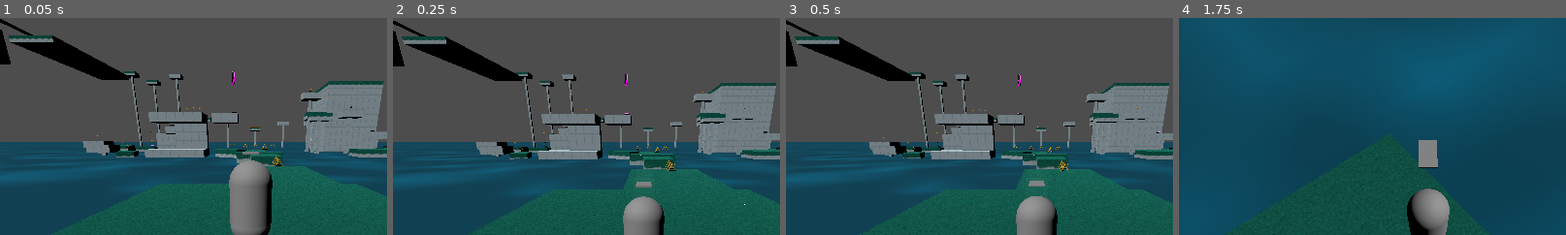
Above: before the commit, frames 1-4 (left to right).
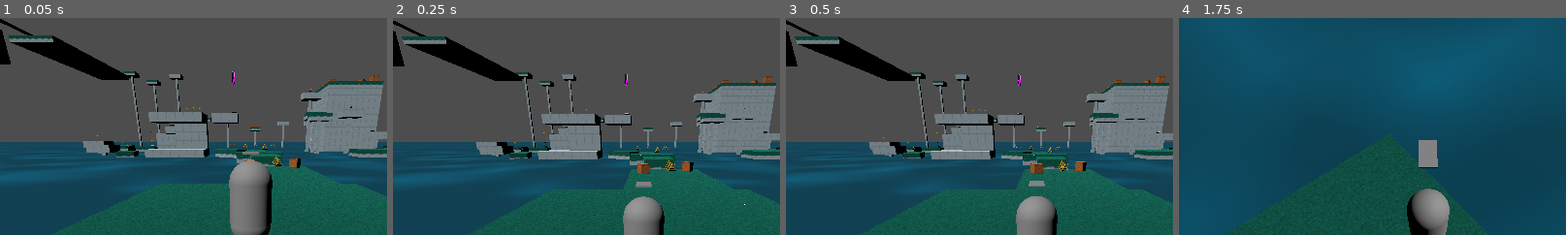
Above: after the commit, the same moments.

Repository: Nigel-Karunaratne/3DPlatformer_Godot4
Game: Godot game, scene res://level_scenes/monument1.tscn
The game is run twice, just before and just after one commit, with the same random seed, the same clock (stepped at 60 frames per second) and the same inputs. The project has no main scene, so this scene is started directly.
Inputs (mouse positions are % of the whole screen's width and height, from its top left):
- Up to frame 1 (0.05 s): no input
- Up to frame 2 (0.25 s): no input
- Up to frame 3 (0.5 s): no input
- Up to frame 4 (1.75 s): tap Enter at 0.5 s; move the mouse to (55, 50) at 0.52 s; hold W (move_forward) from 0.53 s (still down); tap R at 0.6 s; tap Space (jump) at 0.77, 1.52 s; move the mouse to (45, 50) at 1.27 s; tap T at 1.35 s
The pictures show only the part of the screen within x 18-68%, y 0-50%; the shares and areas given below are measured in that part.

The runs differ from the first frame. In frame 1, 0.2% of the frame differs, in the area x 63-98%, y 26-70%; in frame 2, 0.4%; in frame 3, 0.4%, in the area x 63-98%, y 26-72%; in frame 4, nothing differs.
Error in both runs: Invalid access to property or key 'current_checkpoint' on a base object of type 'Nil'. (res://scripts/checkpoint.gd:10)

Commit message:
Placed Proper Checkpoints + Added Boxes

Diff:
--- a/level_scenes/monument1.tscn
+++ b/level_scenes/monument1.tscn
@@ -22,6 +22,8 @@
 [ext_resource type="PackedScene" uid="uid://i3xl2avmnfh" path="res://prefab_scenes/collectable_node_3d.tscn" id="20_opsjm"]
 [ext_resource type="PackedScene" uid="uid://bm5cnd7y2lvxy" path="res://ui_controls/game_ui_control.tscn" id="21_s71o2"]
 [ext_resource type="PackedScene" uid="uid://dkqa0tpeg1pg7" path="res://prefab_scenes/checkpoint.tscn" id="22_pej11"]
+[ext_resource type="PackedScene" uid="uid://1rx0ydc3244h" path="res://models/monument/w1-WoodBox.glb" id="23_0ooab"]
+[ext_resource type="PackedScene" uid="uid://diiy7ge2c3mol" path="res://models/monument/w1-StoneBox.glb" id="23_li20w"]
 
 [sub_resource type="PlaneMesh" id="PlaneMesh_8u2ux"]
 size = Vector2(3000, 3000)
@@ -31,8 +33,8 @@
 [node name="Node3D" type="Node3D"]
 
 [node name="GameManagerNode" parent="." node_paths=PackedStringArray("checkpoints", "current_checkpoint", "game_ui", "player_ref", "camera_ref") instance=ExtResource("1_h8apo")]
-checkpoints = [NodePath("../CheckpointNode3D"), NodePath("../CheckpointNode3D2"), NodePath("../CheckpointNode3D3"), NodePath("../CheckpointNode3D4")]
-current_checkpoint = NodePath("../CheckpointNode3D")
+checkpoints = [NodePath("../Checkpoints/CheckpointNode3D"), NodePath("../Checkpoints/CheckpointNode3D2"), NodePath("../Checkpoints/CheckpointNode3D3"), NodePath("../Checkpoints/CheckpointNode3D4")]
+current_checkpoint = NodePath("../Checkpoints/CheckpointNode3D")
 level_collectable_count = 32
 game_ui = NodePath("../GameUIControl")
 player_ref = NodePath("../CharacterBody3D")
@@ -434,6 +436,21 @@
 [node name="CollectableNode3D16" parent="Collectables" instance=ExtResource("20_opsjm")]
 transform = Transform3D(1, 0, 0, 0, 1, 0, 0, 0, 1, -5, 2.5, -59.5)
 
+[node name="Checkpoints" type="Node3D" parent="."]
+
+[node name="CheckpointNode3D" parent="Checkpoints" instance=ExtResource("22_pej11")]
+transform = Transform3D(1, 0, 0, 0, 1, 0, 0, 0, 1, 0, 1, 0)
+is_level_start = true
+
+[node name="CheckpointNode3D2" parent="Checkpoints" instance=ExtResource("22_pej11")]
+transform = Transform3D(1, 0, 0, 0, 1, 0, 0, 0, 1, -17.5, 10.1258, -62.1506)
+
+[node name="CheckpointNode3D3" parent="Checkpoints" instance=ExtResource("22_pej11")]
+transform = Transform3D(1, 0, 0, 0, 1, 0, 0, 0, 1, 34, 22.1258, -114.662)
+
+[node name="CheckpointNode3D4" parent="Checkpoints" instance=ExtResource("22_pej11")]
+transform = Transform3D(1, 0, 0, 0, 1, 0, 0, 0, 1, -71, 32.5, -45)
+
 [node name="WaterPlane" type="MeshInstance3D" parent="."]
 transform = Transform3D(1, 0, 0, 0, 1, 0, 0, 0, 1, 0, -0.25, 0)
 mesh = SubResource("PlaneMesh_8u2ux")
@@ -758,15 +775,35 @@
 
 [node name="GameUIControl" parent="." instance=ExtResource("21_s71o2")]
 
-[node name="CheckpointNode3D" parent="." instance=ExtResource("22_pej11")]
-transform = Transform3D(1, 0, 0, 0, 1, 0, 0, 0, 1, 0, 1, 0)
-is_level_start = true
-
-[node name="CheckpointNode3D2" parent="." instance=ExtResource("22_pej11")]
-transform = Transform3D(1, 0, 0, 0, 1, 0, 0, 0, 1, 0, 1.62583, -5.65055)
-
-[node name="CheckpointNode3D3" parent="." instance=ExtResource("22_pej11")]
-transform = Transform3D(1, 0, 0, 0, 1, 0, 0, 0, 1, 0, 1.62583, -12.6624)
-
-[node name="CheckpointNode3D4" parent="." instance=ExtResource("22_pej11")]
-transform = Transform3D(1, 0, 0, 0, 1, 0, 0, 0, 1, 0.648982, 2.65146, -29.335)
+[node name="w1-WoodBox" parent="." instance=ExtResource("23_0ooab")]
+transform = Transform3D(0.433013, 0, 0.25, 0, 0.5, 0, -0.25, 0, 0.433013, 0, 1, -22)
+
+[node name="w1-WoodBox2" parent="." instance=ExtResource("23_0ooab")]
+transform = Transform3D(0.433013, 0, -0.25, 0, 0.5, 0, 0.25, 0, 0.433013, 5, 1, -24.5)
+
+[node name="w1-StoneBox2" parent="." instance=ExtResource("23_li20w")]
+transform = Transform3D(0.482963, 0, 0.12941, 0, 0.5, 0, -0.12941, 0, 0.482963, -21.5, 6.5, -94.5)
+
+[node name="w1-StoneBox3" parent="." instance=ExtResource("23_li20w")]
+transform = Transform3D(0.353553, 0, -0.353553, 0, 0.5, 0, 0.353553, 0, 0.353553, -21.1795, 6.5, -93.0662)
+
+[node name="w1-StoneBox4" parent="." instance=ExtResource("23_li20w")]
+transform = Transform3D(0.482963, 0, -0.12941, 0, 0.5, 0, 0.12941, 0, 0.482963, -21.3864, 7.5, -93.7746)
+
+[node name="w1-WoodBox3" parent="." instance=ExtResource("23_0ooab")]
+transform = Transform3D(0.965926, 0, 0.258819, 0, 1, 0, -0.258819, 0, 0.965926, 29, 23, -100)
+
+[node name="w1-WoodBox4" parent="." instance=ExtResource("23_0ooab")]
+transform = Transform3D(0.707107, 0, -0.707107, 0, 1, 0, 0.707107, 0, 0.707107, 39.5, 23, -100)
+
+[node name="w1-WoodBox5" parent="." instance=ExtResource("23_0ooab")]
+transform = Transform3D(0.258819, 0, -0.965926, 0, 1, 0, 0.965926, 0, 0.258819, 41.5, 23, -94)
+
+[node name="w1-WoodBox6" parent="." instance=ExtResource("23_0ooab")]
+transform = Transform3D(0.965926, 0, 0.258819, 0, 1, 0, -0.258819, 0, 0.965926, 32.5, 23, -105.5)
+
+[node name="w1-WoodBox8" parent="." instance=ExtResource("23_0ooab")]
+transform = Transform3D(0.965926, 0, -0.258819, 0, 1, 0, 0.258819, 0, 0.965926, 42, 23, -113)
+
+[node name="w1-WoodBox7" parent="." instance=ExtResource("23_0ooab")]
+transform = Transform3D(0.5, 0, -0.866026, 0, 1, 0, 0.866026, 0, 0.5, 29, 23, -109)
Not shown: 2 places in level_scenes/monument1.tscn that only renumber resources
